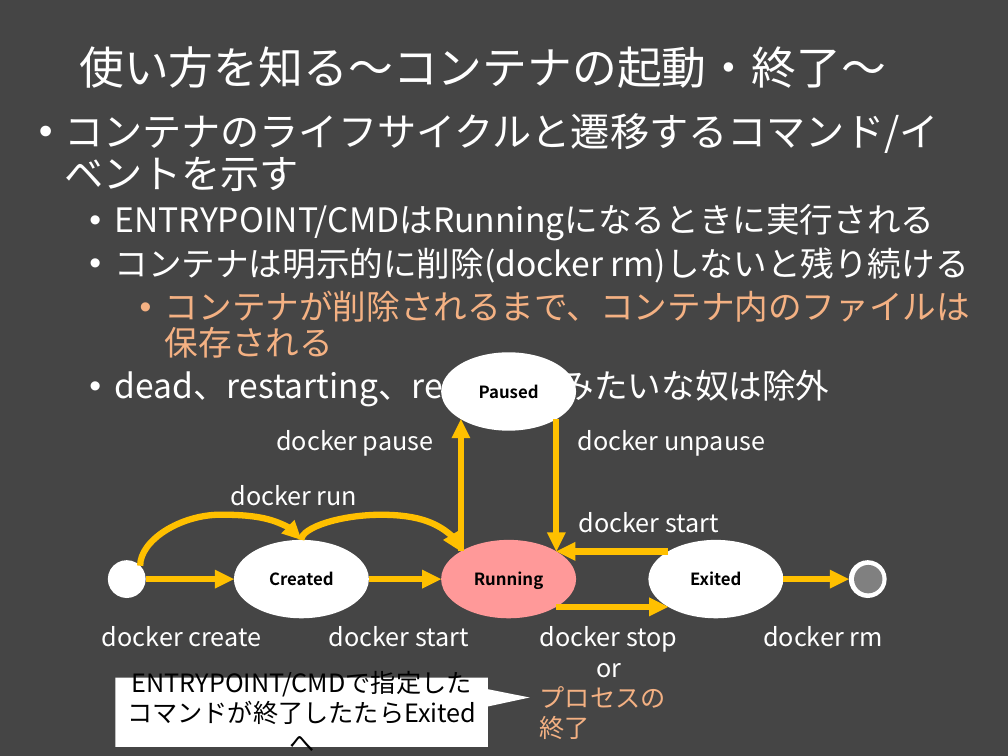
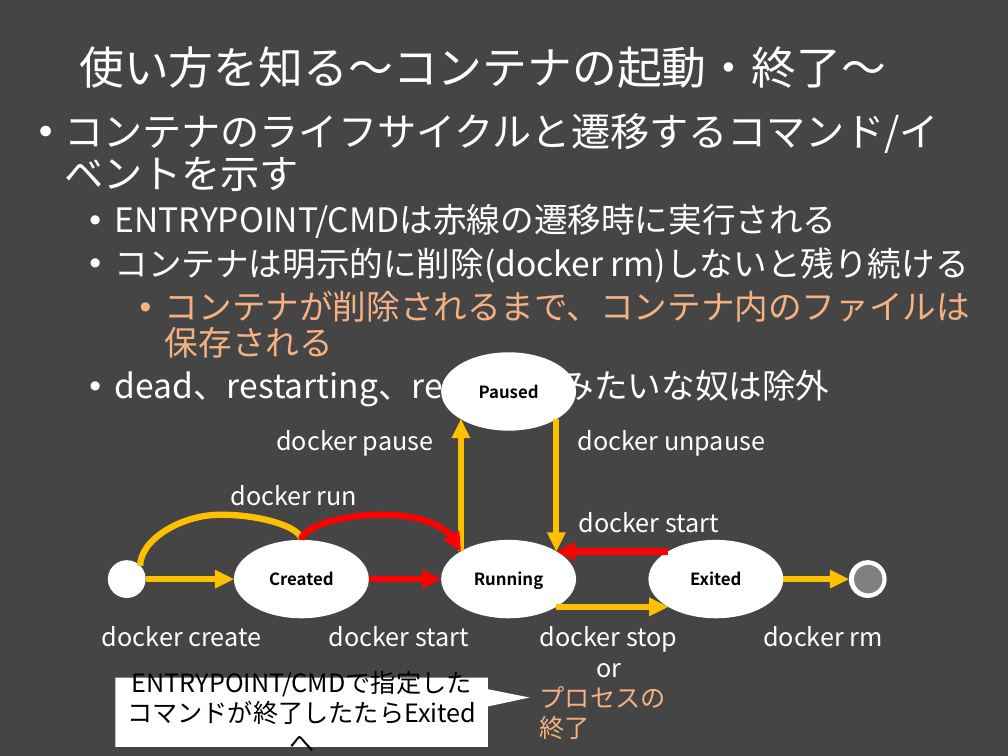
Before and after one commit to msntts/workshop_docker, a slide deck: slide 23 of docker勉強会Vol1.pptx (slide 22 before the commit). Drawn at 1008x756 pixels with LibreOffice and Linux fonts; fonts in the diff are those of the drawing. Boxes give left, top, right and bottom in pixels: in the first picture for what was removed or moved away, otherwise in the second. Text is boxed around its words. In the diff, an @@ line names an element or a change of style, - is before the commit and + after.

```diff
--- a/docker勉強会Vol1.pptx
+++ b/docker勉強会Vol1.pptx
@@ text at [114, 203, 836, 238]: text changed @@
-  • ENTRYPOINT/CMDはRunningになるときに実行される
+  • ENTRYPOINT/CMDは赤線の遷移時に実行される
@@ curved arrow (140, 565) - (301, 540): curved arrow to curved line @@
@@ curved arrow (301, 540) - (461, 551): stroke #FFC000 4.5 pt to #FF0000 4.5 pt @@
@@ ellipse "Running" at [442, 540, 577, 619]: fill #FF9999 to #FFFFFF @@
@@ arrow (668, 551) - (556, 551): stroke #FFC000 4.5 pt to #FF0000 4.5 pt @@
@@ arrow (369, 580) - (442, 580): stroke #FFC000 4.5 pt to #FF0000 4.5 pt @@
```
Also in this commit, not shown: 2 other slides changed, 2 slides added.
